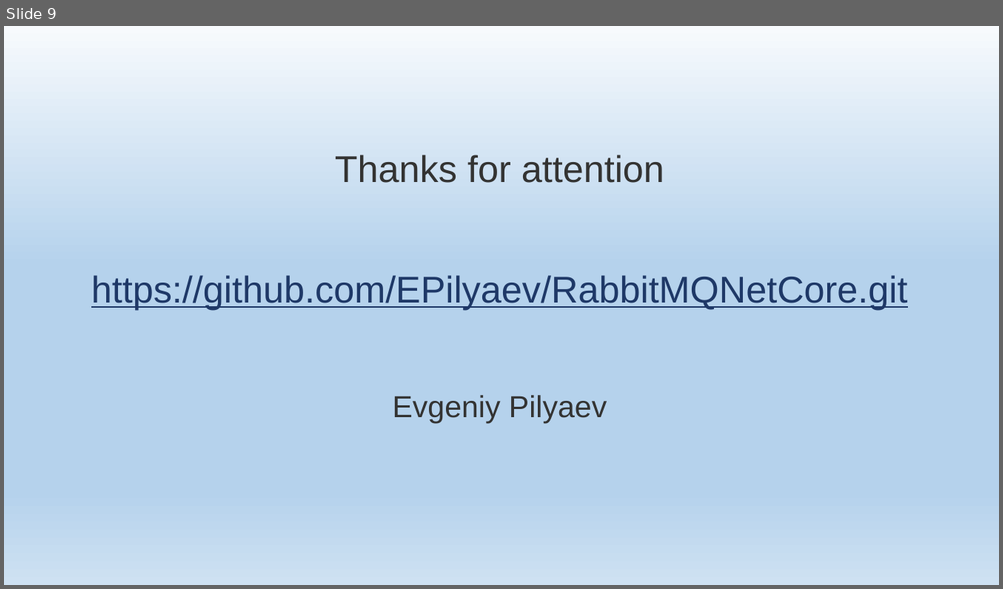
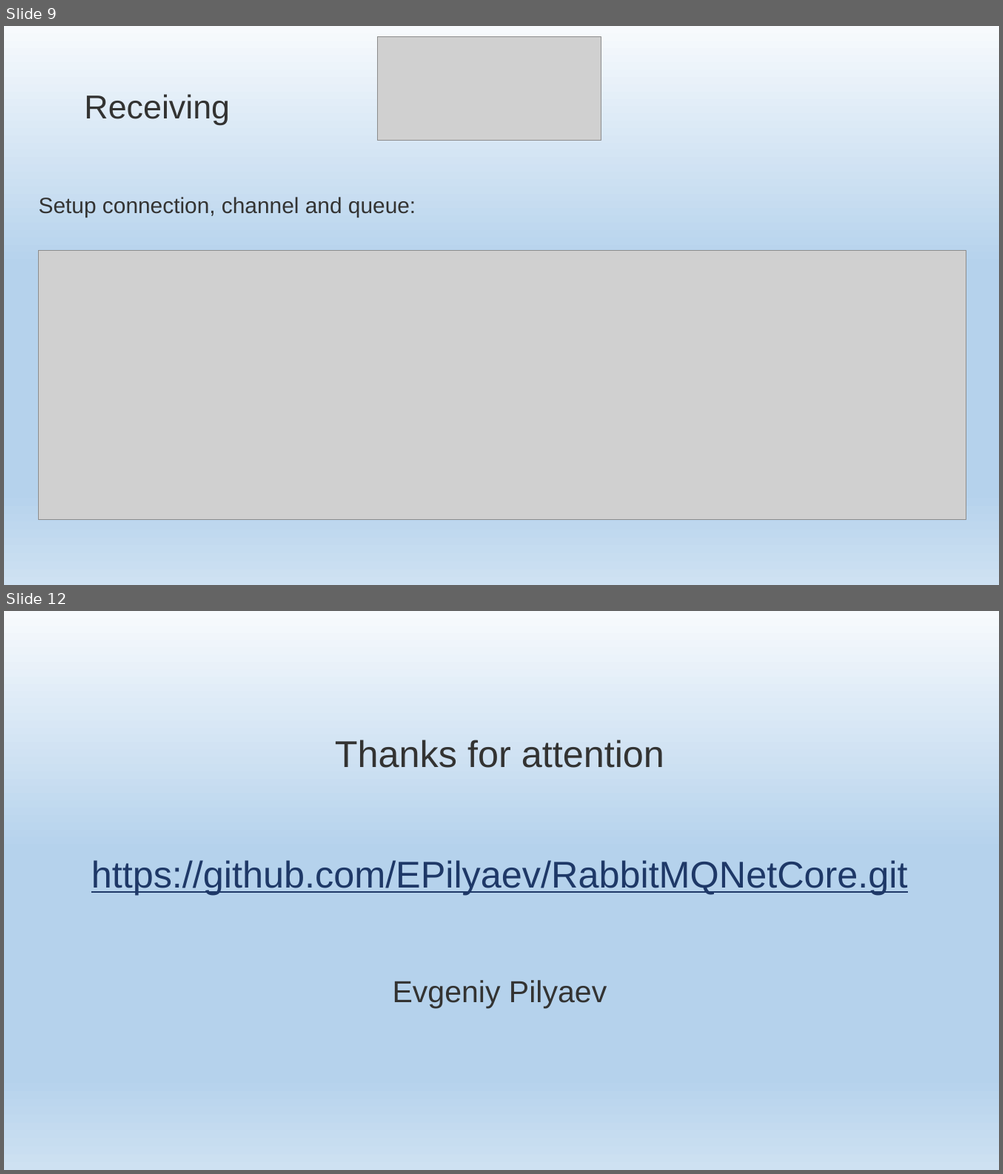
Before and after one commit to EPilyaev/RabbitMQNetCore, a slide deck: RabbitMQNetCore.pptm. Shown one above the other, each under a label of ours: slide 9 before the commit, slides 9 and 12 after it; the slides between them are not shown. The pictures are 1003x589 and 1003x1174 pixels, drawn with LibreOffice and Linux fonts; fonts in the diff are those of the drawing; grey boxes stand for pictures; background and template pictures are left out. Boxes give left, top, right and bottom in pixels: in the first picture for what was removed or moved away, otherwise in the second. Text is boxed around its words. In the diff, an @@ line names an element or a change of style, - is before the commit and + after.

```diff
--- a/RabbitMQNetCore.pptm
+++ b/RabbitMQNetCore.pptm
@@ slide 9 added at [4, 26, 999, 585], background gradient #F7FAFD to #B5D2EC to #CEE1F2 @@
@@ picture added at [378, 36, 600, 140] @@
@@ title added at [84, 94, 230, 125], 48 pt, text #333332 @@
+Receiving
@@ text added at [39, 197, 415, 218], 32 pt, text #333332 @@
+Setup connection, channel and queue:
@@ picture added at [38, 251, 965, 520] @@
@@ what was slide 9 is now slide 12 @@
```
Also in this commit, not shown: 1 slide changed, 2 other slides added, 1 other file.
